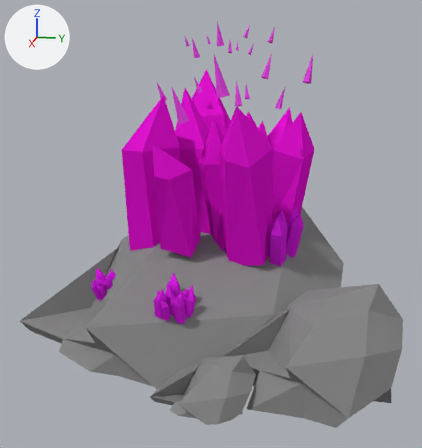
An edit to the Blender file blender_models/dev/ore_1_small.blend, drawn before and after from the same camera.
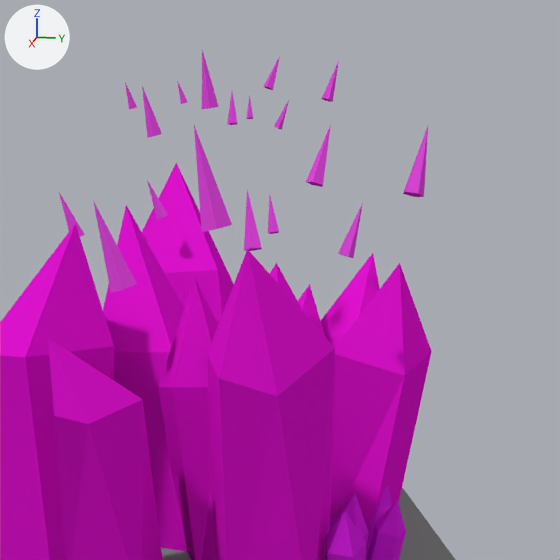
There are two pictures of each version: one whole from a 50 mm camera at (4.68, 0.85, 2.15) aimed at (0.28, -0.03, 1.05), one close up on the part from 31% to 87% of the width and 0% to 53% of the height. The lights are fixed; the arrows at upper left show +X, +Y and +Z.

The scene before the commit, as lines of its bpy script (objects in view):
```python
me_cone_002 = bpy.data.meshes.new('Cone.002')
me_cone_002.from_pydata(...)  # 1049 vertices, 1080 faces, 1 loose edge; spans x -2.5..3.81, y -4.66..3.8, z -0.38..6.95
# faces by material slot: [660, 108, 132, 180]
me_cone_002.materials.append(mat_material_002)  # pink #dd22e7
me_cone_002.materials.append(mat_material_004)  # pink #e74ce4
me_cone_002.materials.append(mat_material_001)  # pink #e715d6
me_cone_002.materials.append(mat_material_003)  # grey #8a8a8a
ob_coneup_002 = bpy.data.objects.new('ConeUP.002', me_cone_002)
ob_coneup_002.location = (0.0, 0.006, 0.008)
ob_coneup_002.rotation_euler = (-0.052, 0.103, -0.0181)  # degrees (-3, 5.9, -1)
ob_coneup_002.scale = (0.37, 0.37, 0.37)
```
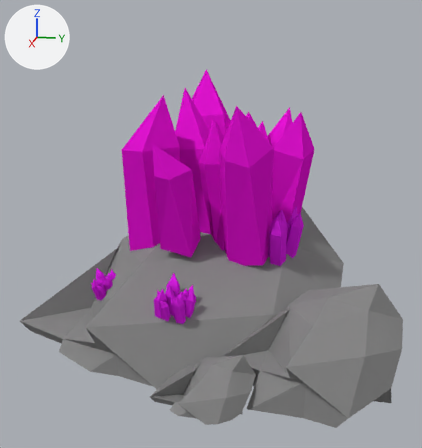
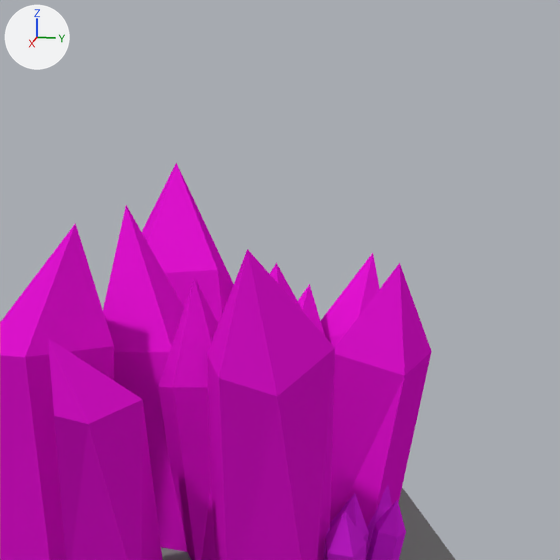
What differs and where, as boxes (x1, y1, x2, y2) in the close-ups (560 x 560 px):
'ConeUP.002', reshaped: before (0, 50, 456, 560); after (0, 163, 456, 560)
part 1 of me_cone_002, deleted (pink): before (59, 50, 428, 293)

The change, as a list of edits to the scene's bpy script:
```text
Change me_cone_002:
    used by ob_coneup_002; location = (0.0, 0.006, 0.008); rotation_euler = (-0.052, 0.103, -0.0181), in degrees (-3, 5.9, -1); scale = (0.37, 0.37, 0.37)
    remove me_cone_002.from_pydata(...)  # 1049 vertices, 1080 faces, 1 loose edge; spans x -2.5..3.81, y -4.66..3.8, z -0.38..6.95
    add me_cone_002.from_pydata(...)  # 941 vertices, 972 faces, 1 loose edge; spans x -2.5..3.81, y -4.66..3.8, z -0.38..5.8
    me_cone_002 part 1: 18 loose pieces with 108 vertices, spanning x -1.98..0.8, y -1.7..1.54, z 5.0..6.95, are deleted
    remove me_cone_002.materials.append(mat_material_004)  # pink #e74ce4
```
